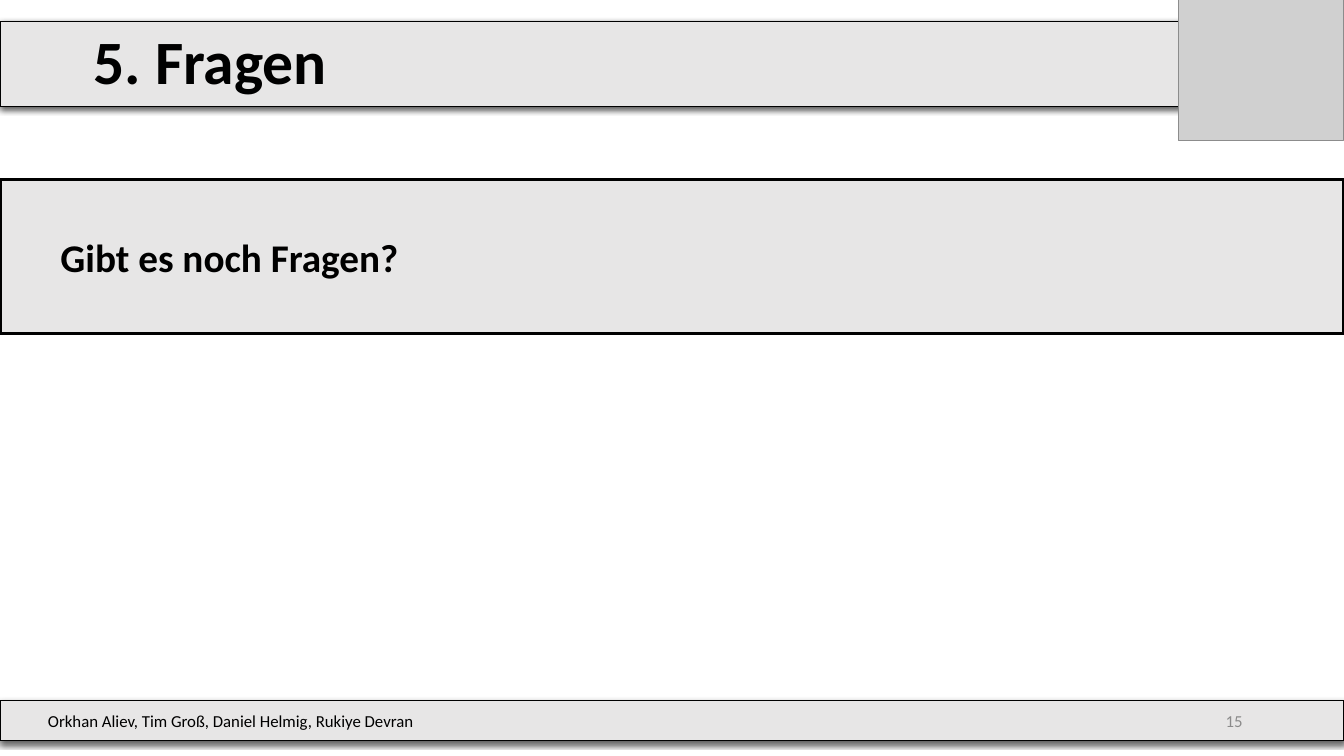
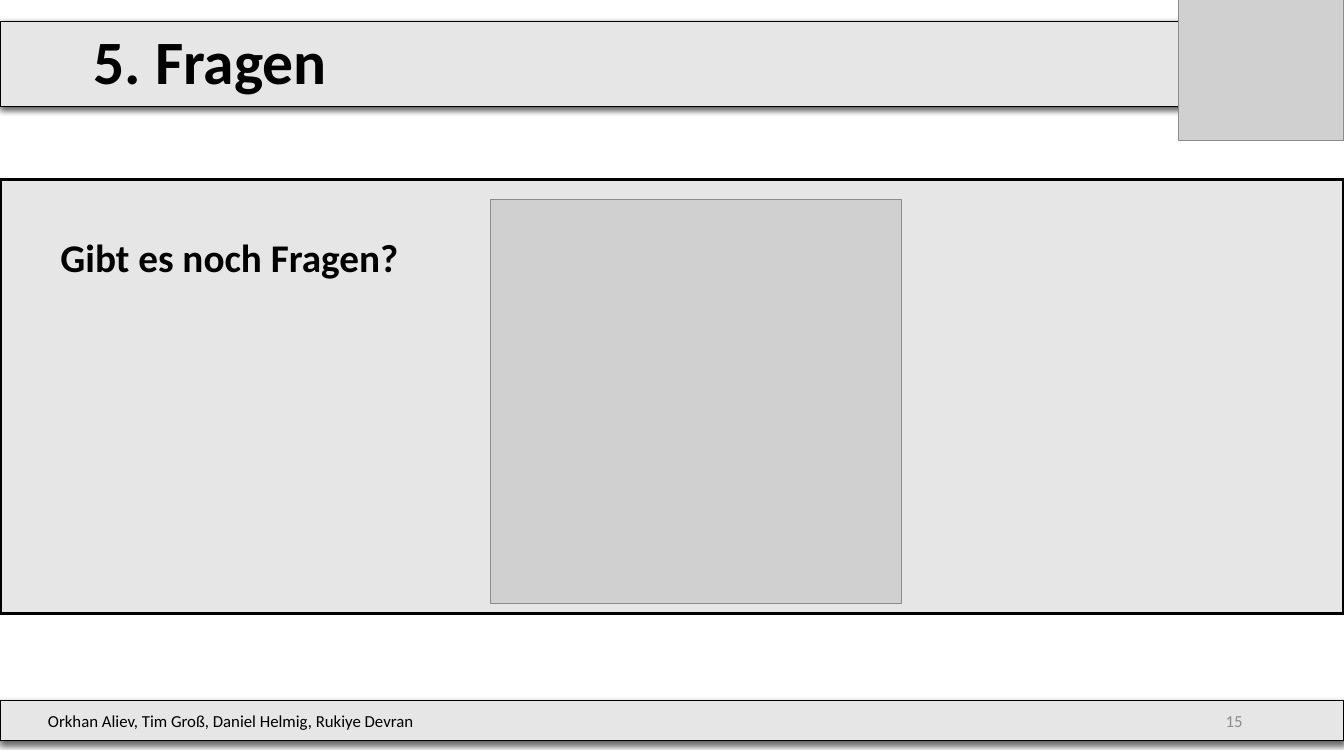
Before and after one commit to DrMopiti/pse, a slide deck: slide 14 of Abschlusspräsentation/Abschlusspräsentation.pptx (slide 15 before the commit). Drawn at 1344x756 pixels with LibreOffice and Linux fonts; fonts in the diff are those of the drawing; grey boxes stand for pictures; background and template pictures are left out. Boxes give left, top, right and bottom in pixels: in the first picture for what was removed or moved away, otherwise in the second. Text is boxed around its words. In the diff, an @@ line names an element or a change of style, - is before the commit and + after.

```diff
--- a/Abschlusspräsentation/Abschlusspräsentation.pptx
+++ b/Abschlusspräsentation/Abschlusspräsentation.pptx
@@ rectangle "Gibt es noch Fragen?" resized from (x1=0, y1=179, x2=1344, y2=334) to (x1=0, y1=179, x2=1344, y2=613) @@
@@ picture added at (x1=491, y1=200, x2=901, y2=604) @@
```
Also in this commit, not shown: 7 other slides changed, 1 slide removed.
